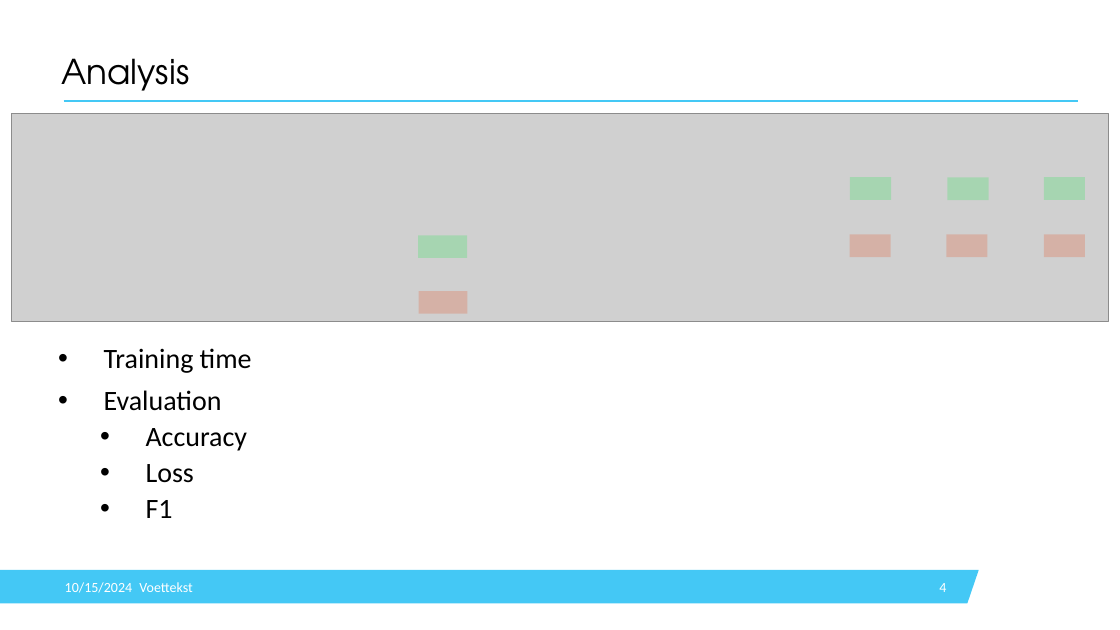
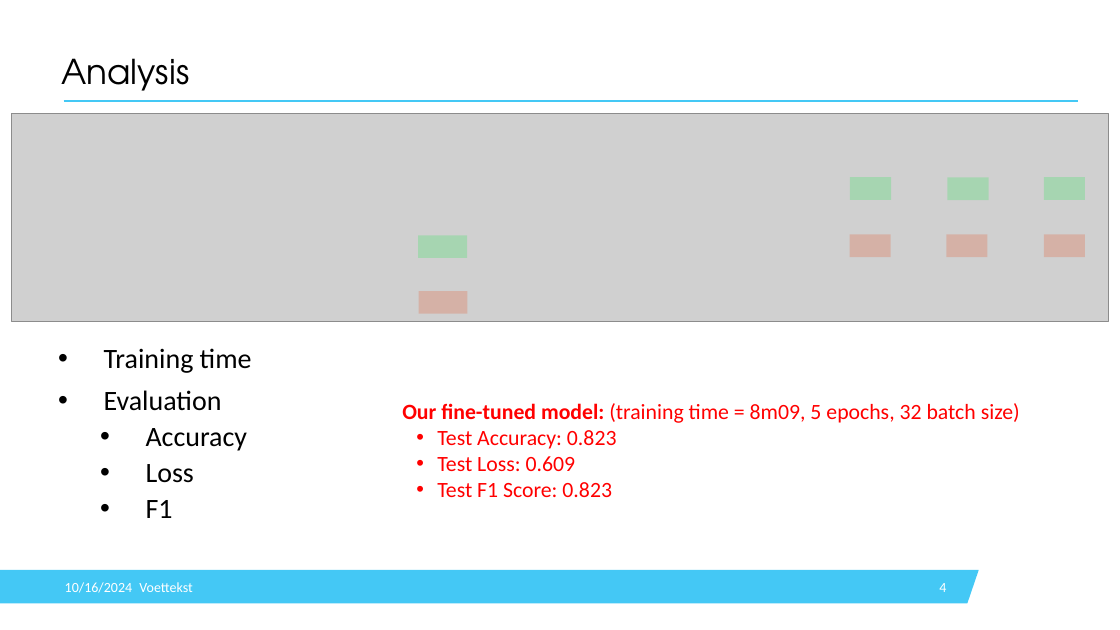
Before and after one commit to Harmxn02/1, a slide deck: slide 4 of TTAI - Assignment 1 - Apply and fine-tune transformer model.pptx. Drawn at 1120x630 pixels with LibreOffice and Linux fonts; fonts in the diff are those of the drawing; grey boxes stand for pictures; background and template pictures are left out. Boxes give left, top, right and bottom in pixels: in the first picture for what was removed or moved away, otherwise in the second. Text is boxed around its words. In the diff, an @@ line names an element or a change of style, - is before the commit and + after.

```diff
--- a/TTAI - Assignment 1 - Apply and fine-tune transformer model.pptx
+++ b/TTAI - Assignment 1 - Apply and fine-tune transformer model.pptx
@@ text added at box(402, 403, 1020, 497), 28 pt, text #FF0000 @@
+  Our fine-tuned model: (training time = 8m09, 5 epochs, 32 batch size)
+  • Test Accuracy: 0.823
+  • Test Loss: 0.609
+  • Test F1 Score: 0.823
```
Also in this commit, not shown: 4 other slides changed.
